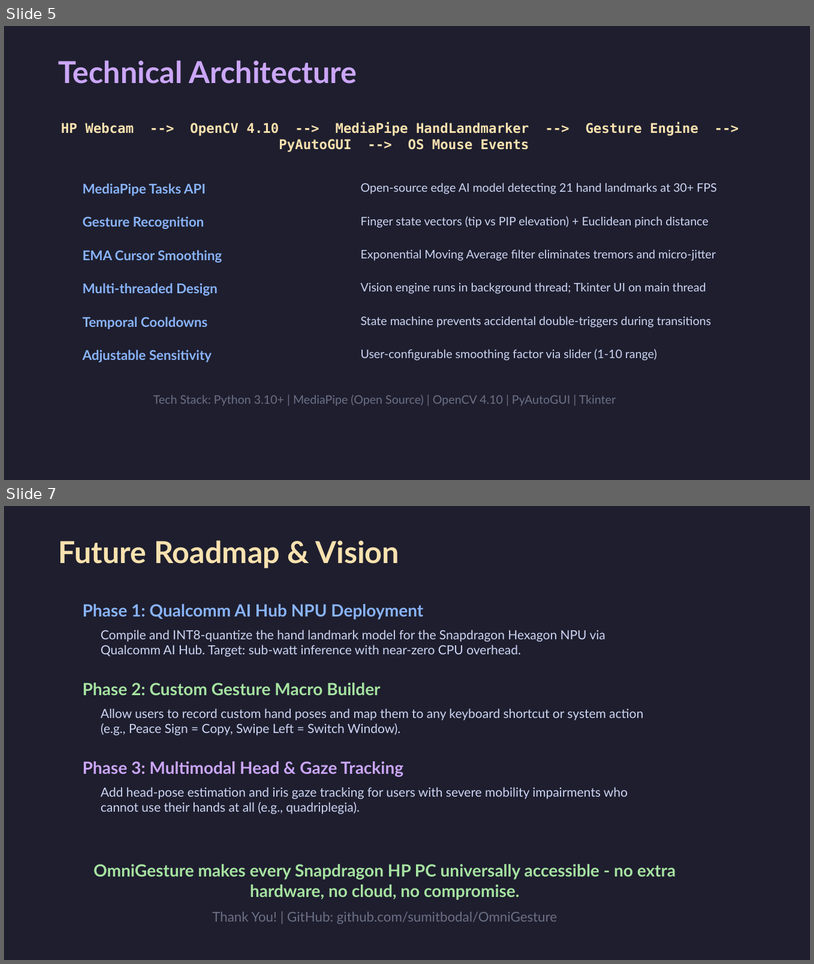
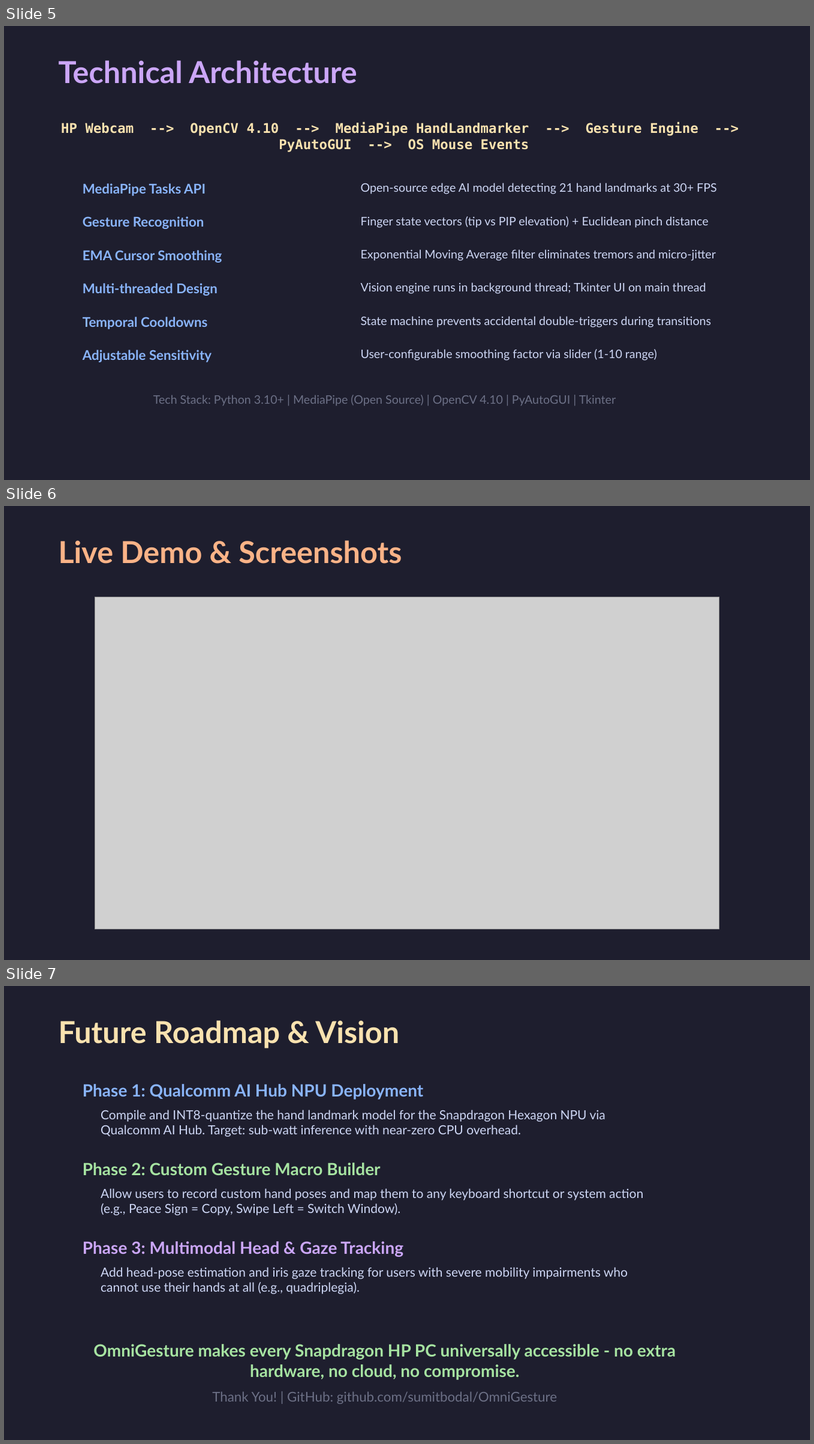
Before and after one commit to sumitbodal/OmniGesture, a slide deck: OmniGesture_Pitch.pptx. Shown one above the other, each under a label of ours: slides 5 and 7 before the commit, slides 5, 6 and 7 after it; the slides between them are not shown. The pictures are 814x964 and 814x1444 pixels, drawn with LibreOffice and Linux fonts; fonts in the diff are those of the drawing; grey boxes stand for pictures. Boxes give left, top, right and bottom in pixels: in the first picture for what was removed or moved away, otherwise in the second. Text is boxed around its words. In the diff, an @@ line names an element or a change of style, - is before the commit and + after.

Commit message:
Refine documentation language and embed UI screenshots

```diff
--- a/OmniGesture_Pitch.pptx
+++ b/OmniGesture_Pitch.pptx
@@ slide 6 added at [4, 506, 810, 960], background #1E1E2E @@
@@ text added at [59, 540, 402, 564], 36 pt, text #FAB387, bold @@
+Live Demo & Screenshots
@@ picture added at [95, 597, 720, 929] @@
```
Also in this commit, not shown: 1 slide removed, 3 other files.
